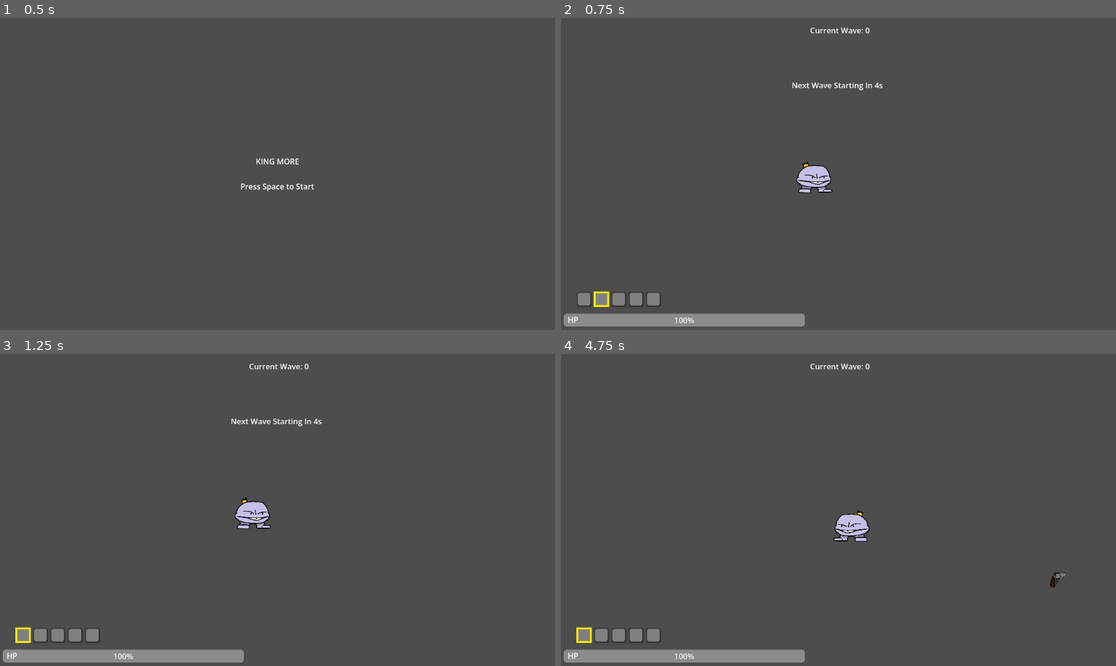
Above: before the commit, frames 1-4 (two rows, left to right).
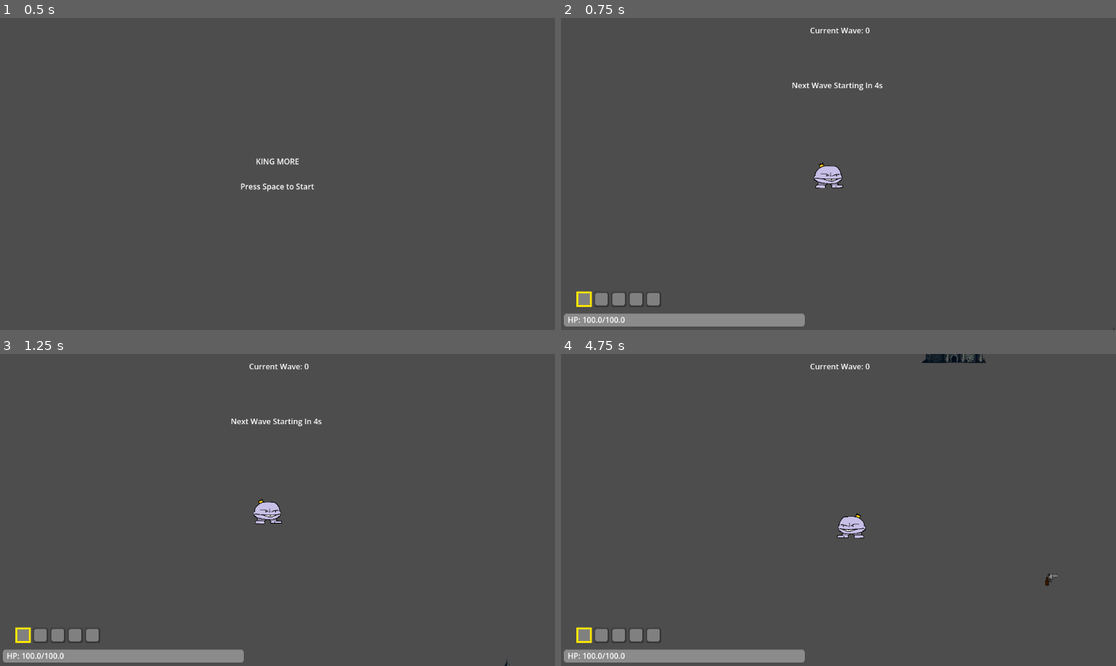
Above: after the commit, the same moments.

Repository: ryan-don31/King-More
Game: Godot game, scene res://scenes/screens/MenuScreen.tscn
Same seed, same stepped clock (60 frames per second), same inputs: the game is played once before the commit and once after it. The engine's default icon, where the game draws it, is replaced by a stand-in: a white triangle on a blue panel in a dark square.
Inputs (mouse positions are in pixels of both pictures, inside the frame that each line leads up to):
- Up to frame 1 (0.5 s): no input
- Up to frame 2 (0.75 s): tap Space at 0.5 s; move the mouse to (960, 158) at 0.52 s; hold D (move_right) from 0.53 s (still down); tap Mouse wheel down (scroll_down) at 0.6 s; click (960, 158) at 0.67 s
- Up to frame 3 (1.25 s): keep holding D (move_right); tap Space at 0.77 s; tap Mouse wheel up (scroll_up) at 0.8 s
- Up to frame 4 (4.75 s): release D (move_right) at 1.25 s; drag from (727, 525) to (810, 572) at 1.27 s; move the mouse to (894, 441) at 2.02 s; press the mouse at (894, 441) at 2.03 s; hold D (move_right) 2.03-2.75 s; tap Mouse wheel down (scroll_down) at 2.3 s; release the mouse at (894, 441) at 2.75 s; tap Space at 2.75, 3.77 s; drag from (810, 572) to (672, 463) at 2.77 s; move the mouse to (1005, 556) at 3.52 s; press the mouse at (1005, 556) at 3.53 s; hold A (move_left) 3.53-4.25 s; tap Mouse wheel up (scroll_up) at 3.6 s; tap 1 (debug_1) at 4.15 s; release the mouse at (1005, 556) at 4.25 s; drag from (1016, 556) to (755, 432) at 4.27 s

Frame 1 is identical in both runs. In frame 2, 0.8% of the frame differs, in the area x 2-100%, y 45-100%; in frame 3, 0.6%; in frame 4, 0.8%.

Commit message:
General balancing. Added item helper for loading item textures easily. item textures now load properly in UI

Diff:
--- a/king-more/project.godot
+++ b/king-more/project.godot
@@ -21,6 +21,7 @@
 Debug="*uid://d3too2hdnspji"
 UiManager="*uid://bk5lib2nmg2dj"
 GameState="*uid://dkm73d2baj4yp"
+ItemHelper="*uid://bd56c5bqt0mq5"
 
 [global_group]
 
--- a/king-more/scenes/enemies/basic_enemy.tscn
+++ b/king-more/scenes/enemies/basic_enemy.tscn
@@ -14,6 +14,7 @@
 collision_layer = 2
 collision_mask = 2
 script = ExtResource("1_8xi43")
+speed = 150.0
 
 [node name="Sprite2D" type="Sprite2D" parent="." unique_id=977948177]
 scale = Vector2(0.25, 0.25)
--- a/king-more/scenes/enemies/range_enemy.gd
+++ b/king-more/scenes/enemies/range_enemy.gd
@@ -9,6 +9,7 @@
 @export var max_health: float = 300                   # starting HP — dies at 0
 @export var fire_rate: float = 2.0                 # seconds between shots while in attack range
 @export var aim_spread: float = 0.3                # aiming accuracy in radians (0.0 = perfect, 0.3 = slight wobble, 0.8+ = very inaccurate)
+@export var projectile_speed: float		# Travel speed of the projectile
 
 ## Spawn
 @export var spawn_duration: float = 1.5            # flicker duration before becoming active (seconds)
@@ -87,6 +88,7 @@
 func _fire_at_player(to_player: Vector2) -> void:
 	var projectile = PROJECTILE_SCENE.instantiate()
 	projectile.global_position = global_position
+	projectile.speed = projectile_speed
 	projectile.direction = to_player.rotated(randf_range(-aim_spread, aim_spread))
 	get_tree().current_scene.add_child(projectile)
 
--- a/king-more/scenes/enemies/range_enemy.tscn
+++ b/king-more/scenes/enemies/range_enemy.tscn
@@ -14,6 +14,7 @@
 collision_layer = 2
 collision_mask = 2
 script = ExtResource("1_hd8ja")
+projectile_speed = 250.0
 
 [node name="Sprite2D" type="Sprite2D" parent="." unique_id=1101896038]
 scale = Vector2(0.25, 0.25)
--- a/king-more/scenes/levels/level.tscn
+++ b/king-more/scenes/levels/level.tscn
@@ -66,4 +66,3 @@
 enemy_scene = ExtResource("4_xb4v1")
 ranged_enemy_scene = ExtResource("7_mbbpy")
 spawn_points_container = NodePath("../SpawnPoints")
-max_waves = 1
--- a/king-more/scenes/player/player.tscn
+++ b/king-more/scenes/player/player.tscn
@@ -10,7 +10,6 @@
 size = Vector2(64, 64)
 
 [node name="Player" type="CharacterBody2D" unique_id=1192430272]
-collision_layer = 2
 script = ExtResource("1_onrkg")
 
 [node name="CollisionShape2D" type="CollisionShape2D" parent="." unique_id=698805546]
@@ -21,12 +20,14 @@
 texture = ExtResource("2_lvxji")
 
 [node name="Camera2D" type="Camera2D" parent="." unique_id=285032701]
+zoom = Vector2(2, 2)
 script = ExtResource("3_r66lb")
 smooth_speed = 16.0
 
 [node name="ItemPivot" type="Node2D" parent="." unique_id=141318025]
 
 [node name="ItemSprite" type="Sprite2D" parent="ItemPivot" unique_id=1962766706]
+visible = false
 position = Vector2(60, 19)
 scale = Vector2(0.5, 0.5)
 texture = ExtResource("3_gmlin")
--- a/king-more/scenes/screens/MenuScreen.tscn
+++ b/king-more/scenes/screens/MenuScreen.tscn
@@ -2,9 +2,9 @@
 
 [node name="MenuScreen" type="Node2D" unique_id=1803461799]
 
-[node name="CanvasLayer" type="CanvasLayer" parent="."]
+[node name="CanvasLayer" type="CanvasLayer" parent="." unique_id=705605783]
 
-[node name="Label" type="Label" parent="CanvasLayer"]
+[node name="Label" type="Label" parent="CanvasLayer" unique_id=1371593338]
 anchors_preset = 8
 anchor_left = 0.5
 anchor_top = 0.5
--- a/king-more/scenes/ui/InventoryUI.tscn
+++ b/king-more/scenes/ui/InventoryUI.tscn
@@ -4,6 +4,7 @@
 [ext_resource type="PackedScene" uid="uid://blbinno5eom7p" path="res://scenes/ui/inventory_slot.tscn" id="2_1r87s"]
 [ext_resource type="Texture2D" uid="uid://degnom34tpm73" path="res://assets/sprites/inventory/inventoryslot_select.png" id="2_jywan"]
 [ext_resource type="Texture2D" uid="uid://ng1qxgsp7bwr" path="res://assets/sprites/items/basic_gun.png" id="3_ufdhg"]
+[ext_resource type="Script" uid="uid://c1mafqicw53fb" path="res://scripts/ui/drag_preview.gd" id="4_lvuwj"]
 [ext_resource type="PackedScene" uid="uid://5rmb83ftgdgv" path="res://scenes/ui/item_info.tscn" id="5_xbxri"]
 
 [node name="InventoryUI" type="Control" unique_id=911866059]
@@ -58,6 +59,7 @@
 offset_bottom = 476.0
 
 [node name="InventoryContainer" type="GridContainer" parent="InventoryMenu" unique_id=468979896]
+visible = false
 layout_mode = 0
 offset_right = 40.0
 offset_bottom = 40.0
@@ -113,6 +115,7 @@
 anchors_preset = 0
 offset_right = 32.0
 offset_bottom = 32.0
+script = ExtResource("4_lvuwj")
 
 [node name="TextureRect" type="TextureRect" parent="DragPreview" unique_id=1229566267]
 layout_mode = 0
--- a/king-more/scenes/ui/inventory_slot.tscn
+++ b/king-more/scenes/ui/inventory_slot.tscn
@@ -1,6 +1,7 @@
 [gd_scene format=3 uid="uid://blbinno5eom7p"]
 
 [ext_resource type="Script" uid="uid://cgolaoh0i7ajg" path="res://scripts/ui/inventory_slot.gd" id="1_kscix"]
+[ext_resource type="Texture2D" uid="uid://ddhg4ahbvo2ho" path="res://assets/sprites/inventory/inventoryslot_empty.png" id="2_hytmx"]
 [ext_resource type="Texture2D" uid="uid://cedgy1wqwphxr" path="res://assets/sprites/inventory/inventoryslot_reload4.png" id="2_uda2d"]
 [ext_resource type="Texture2D" uid="uid://hrisw33e7tkn" path="res://assets/sprites/inventory/inventoryslot_reload3.png" id="3_hytmx"]
 [ext_resource type="Texture2D" uid="uid://d17ryegan1pf8" path="res://assets/sprites/inventory/inventoryslot_reload2.png" id="4_gd4e4"]
@@ -32,7 +33,7 @@
 anchors_preset = 0
 script = ExtResource("1_kscix")
 
-[node name="TextureRect" type="TextureRect" parent="." unique_id=1248372333]
+[node name="SlotTexture" type="TextureRect" parent="." unique_id=1248372333]
 custom_minimum_size = Vector2(32, 32)
 layout_mode = 1
 anchors_preset = 15
@@ -40,6 +41,9 @@
 anchor_bottom = 1.0
 grow_horizontal = 2
 grow_vertical = 2
+texture = ExtResource("2_hytmx")
+expand_mode = 1
+stretch_mode = 5
 
 [node name="ReloadAnim" type="AnimatedSprite2D" parent="." unique_id=1386569793]
 visible = false
@@ -48,6 +52,14 @@
 sprite_frames = SubResource("SpriteFrames_onxkp")
 frame_progress = 0.67768973
 
+[node name="SlotItemTexture" type="TextureRect" parent="." unique_id=697990965]
+custom_minimum_size = Vector2(32, 32)
+layout_mode = 0
+offset_right = 40.0
+offset_bottom = 40.0
+expand_mode = 1
+stretch_mode = 5
+
 [connection signal="mouse_entered" from="." to="." method="_on_mouse_entered"]
 [connection signal="mouse_exited" from="." to="." method="_on_mouse_exited"]
 [connection signal="animation_finished" from="ReloadAnim" to="." method="_on_reload_anim_animation_finished"]
--- a/king-more/scenes/ui/player_status_ui.tscn
+++ b/king-more/scenes/ui/player_status_ui.tscn
@@ -16,6 +16,9 @@
 offset_top = 614.0
 offset_right = 506.0
 offset_bottom = 641.0
+exp_edit = true
+rounded = true
+show_percentage = false
 
 [node name="HP Label" type="Label" parent="." unique_id=109110409]
 layout_mode = 0
@@ -23,4 +26,4 @@
 offset_top = 615.0
 offset_right = 54.0
 offset_bottom = 638.0
-text = "HP"
+text = "HP:"
--- a/king-more/scripts/camera.gd
+++ b/king-more/scripts/camera.gd
@@ -6,7 +6,7 @@
 @export var mouse_weight: float = 0.2
 
 var target_offset: Vector2 = Vector2.ZERO
-var target_zoom: Vector2 = Vector2(1.0, 1.0)
+var target_zoom: Vector2 = Vector2(0.8, 0.8)
 
 # Called when the node enters the scene tree for the first time.
 func _ready() -> void:
--- a/king-more/scripts/entities/enemy_projectile.gd
+++ b/king-more/scripts/entities/enemy_projectile.gd
@@ -1,7 +1,7 @@
 extends Node2D
 
 @export var damage: float = 5.0
-@export var speed: float = 150.0
+@export var speed: float = 0.0
 @export var direction: Vector2 = Vector2.ZERO
 
 @onready var sprite: AnimatedSprite2D = $AnimatedSprite2D
--- a/king-more/scripts/inventory/inventory.gd
+++ b/king-more/scripts/inventory/inventory.gd
@@ -33,8 +33,8 @@
 	for i in range(inventory_slots.size()):
 		if inventory_slots[i] == null:
 			inventory_slots[i] = item
+			selected_item = equipped_slots[selected_slot]
 			emit_signal("inventory_changed")
-			selected_item = equipped_slots[selected_slot]
 			return true
 	return false
 
@@ -79,6 +79,6 @@
 	if change == 1 and selected_slot < 4:
 		selected_slot += 1
 
+	selected_item = equipped_slots[selected_slot]
+
 	emit_signal("inventory_changed")
-
-	selected_item = equipped_slots[selected_slot]
--- a/king-more/scripts/items/instances/weapon_runtime.gd
+++ /dev/null
@@ -1,26 +0,0 @@
-extends Resource
-class_name WeaponRuntime
-
-var item: ItemInstance
-
-var last_fire_time := -INF
-
-# This code is SLOPTACULAR!!
-# Basically runs things like cooldown statuses on weapons without needing to keep an eye on them every frame
-# Only checks if it's ready to use or not when needed based on timestamps
-# Also gets cooldown progress only when needed to be actively monitored
-
-func get_cooldown_progress() -> float:
-	var t := Time.get_ticks_msec() / 1000.0
-	var cd := item.fire_rate
-
-	if cd <= 0:
-		return 1.0
-
-	return clamp((t - last_fire_time) / cd, 0.0, 1.0)
-
-func is_ready() -> bool:
-	return get_cooldown_progress() >= 1.0
-
-func fire():
-	last_fire_time = Time.get_ticks_msec() / 1000.0
--- a/king-more/scripts/player/player.gd
+++ b/king-more/scripts/player/player.gd
@@ -1,7 +1,7 @@
 extends CharacterBody2D
 
 # Movement stuff
-const SPEED = 300.0
+const SPEED = 200.0
 
 @onready var item_pivot = $ItemPivot
 @onready var camera = $Camera2D
@@ -73,6 +73,7 @@
 
 	# Is player holding an item?
 	if(inventory.selected_item):
+		item_sprite.texture = ItemHelper.load_texture(inventory.selected_item.item_type, inventory.selected_item.weapon_type)
 		item_sprite.visible = true
 	else:
 		item_sprite.visible = false
--- a/king-more/scripts/systems/debug.gd
+++ b/king-more/scripts/systems/debug.gd
@@ -17,7 +17,7 @@
 		ItemTypes.WeaponType.PLASMA,
 		ItemTypes.WeaponType.LIGHTNING
 	]
-	ItemSpawner.spawn_random_wep(item_pool, mouse_pos, 10, 100, 0.05, 0.5)
+	ItemSpawner.spawn_random_wep(item_pool, mouse_pos, 10, 100, 0.05, 5.0)
 
 func zoom_camera(camera: Node):
 	camera.target_zoom *= Vector2(0.75, 0.75)
--- /dev/null
+++ b/king-more/scripts/systems/item_helper.gd
@@ -0,0 +1,19 @@
+extends Node
+
+func load_texture(item_type: ItemTypes.ItemType, weapon_type: ItemTypes.WeaponType):
+	match weapon_type:
+		ItemTypes.WeaponType.BASIC:
+			return load("res://assets/sprites/items/basic_gun.png")
+		ItemTypes.WeaponType.LIGHTNING:
+			return load("res://assets/sprites/items/lightning_shocker.png")
+		ItemTypes.WeaponType.PLASMA:
+			return load("res://assets/sprites/items/plasma_ring.png")
+
+func get_item_name(item_type: ItemTypes.ItemType, weapon_type: ItemTypes.WeaponType):
+	match weapon_type:
+		ItemTypes.WeaponType.BASIC:
+			return "Revolver"
+		ItemTypes.WeaponType.LIGHTNING:
+			return "Lightning Shocker"
+		ItemTypes.WeaponType.PLASMA:
+			return "Plasma Ball"
--- a/king-more/scripts/systems/item_spawner.gd
+++ b/king-more/scripts/systems/item_spawner.gd
@@ -35,13 +35,7 @@
 	var fire_rate = snapped(rng.randf_range(min_fire_rate, max_fire_rate), 0.01)
 	var weapon_name = ""
 
-	match chosen_type:
-		ItemTypes.WeaponType.BASIC:
-			weapon_name = adjectives.pick_random() + " Revolver"
-		ItemTypes.WeaponType.LIGHTNING:
-			weapon_name = adjectives.pick_random() + " Lightning Shocker"
-		ItemTypes.WeaponType.PLASMA:
-			weapon_name = adjectives.pick_random() + " Plasma Ring"
+	weapon_name = adjectives.pick_random() + " " + ItemHelper.get_item_name(ItemTypes.ItemType.WEAPON, chosen_type)
 
 	world_item.item = generate_weapon(chosen_type, weapon_name, damage, fire_rate)
 	world_item.position = position
--- a/king-more/scripts/systems/ui_manager.gd
+++ b/king-more/scripts/systems/ui_manager.gd
@@ -13,9 +13,3 @@
 
 func toggle_inventory():
 	inventory_open = !inventory_open
-
-func show_drag_preview(_dragging_item):
-	inventory_ui.drag_preview.visible = true
-
-func hide_drag_preview():
-	inventory_ui.drag_preview.visible = false
--- /dev/null
+++ b/king-more/scripts/ui/drag_preview.gd
@@ -0,0 +1,12 @@
+extends Control
+
+var item_instance: ItemInstance
+@onready var preview_icon: TextureRect = $TextureRect
+
+func show_preview(dragged_item):
+    item_instance = dragged_item
+    preview_icon.texture = ItemHelper.load_texture(item_instance.item_type, item_instance.weapon_type)
+    visible = true
+
+func hide_preview():
+    visible = false
--- a/king-more/scripts/ui/inventory_slot.gd
+++ b/king-more/scripts/ui/inventory_slot.gd
@@ -6,7 +6,7 @@
 var inventory_ui_ref = null
 var item: ItemInstance = null
 
-@onready var icon = $TextureRect
+@onready var item_icon = $SlotItemTexture
 @onready var reload_anim = $ReloadAnim
 
 var mouse_hovered = false
@@ -19,18 +19,18 @@
 				inventory_ref.from_index = slot_index
 
 				# Make item ur dragging visible
-				inventory_ui_ref.drag_preview.visible = true
+				inventory_ui_ref.drag_preview.show_preview(item)
 
 			elif !event.pressed and event.button_index == 1 and inventory_ref.from_index != -1:
 
 				inventory_ref.move_item(slot_type, slot_index)
 
 				# Make item ur dragging not visible
-				inventory_ui_ref.drag_preview.visible = false
+				inventory_ui_ref.drag_preview.hide_preview()
 
 			else:
 				inventory_ref.from_index = -1
-				inventory_ui_ref.drag_preview.visible = false
+				inventory_ui_ref.drag_preview.hide_preview()
 
 func set_item(new_item: ItemInstance):
 	# If we're already connected to an old item, disconnect it first
@@ -56,7 +56,7 @@
 		inventory_ui_ref.item_info.position = get_preview_position()
 		inventory_ui_ref.item_info.get_node("Item Name").text = item.name
 		inventory_ui_ref.item_info.get_node("Item Damage").text = "Damage: " + str(item.damage)
-		inventory_ui_ref.item_info.get_node("Item Firerate").text = "Fire Rate: " + str(item.fire_rate)
+		inventory_ui_ref.item_info.get_node("Item Firerate").text = "Reload Time: " + str(item.fire_rate) + "s"
 
 func _on_mouse_exited() -> void:
 	inventory_ui_ref.item_info.visible = false
--- a/king-more/scripts/ui/inventory_ui.gd
+++ b/king-more/scripts/ui/inventory_ui.gd
@@ -22,7 +22,7 @@
 	equpped_slot_nodes = equipped_slot_container.get_children()
 	inventory_slot_nodes = inventory_slot_container.get_children()
 
-	inventory.connect("inventory_changed", Callable(self, "update_ui"))
+	inventory.inventory_changed.connect(update_ui)
 
 	update_ui()
 
@@ -33,7 +33,7 @@
 		inventory_slot_container.visible = false
 
 	# Little icon of the item you're dragging in the inventory
-	drag_preview.position = get_global_mouse_position() - Vector2(16,16) # Yes this is pretty ghetto, but setting the pivot offset doesn't seeem to do anything and I don't seem to really care right now
+	drag_preview.position = get_global_mouse_position() - Vector2(16,16) # 16 by 16 offset to be centered
 
 
 # This just visually updates the ui, to "sync" it with the inventory singleton
@@ -48,10 +48,10 @@
 			highlight.position = slot.position
 
 		if item != null:
-			slot.icon.texture = load("res://assets/sprites/inventory/inventoryslot_full.png")
+			slot.item_icon.texture = ItemHelper.load_texture(item.item_type, item.weapon_type)
 
 		else:
-			slot.icon.texture = load("res://assets/sprites/inventory/inventoryslot_empty.png")
+			slot.item_icon.texture = null
 
 		slot.slot_index = i
 		slot.slot_type = SlotType.EQUIPMENT
@@ -68,10 +68,10 @@
 			highlight.position = slot.position
 
 		if item != null:
-			slot.icon.texture = load("res://assets/sprites/inventory/inventoryslot_full.png")
+			slot.item_icon.texture = ItemHelper.load_texture(item.item_type, item.weapon_type)
 
 		else:
-			slot.icon.texture = load("res://assets/sprites/inventory/inventoryslot_empty.png")
+			slot.item_icon.texture = null
 
 		slot.slot_index = i
 		slot.slot_type = SlotType.INVENTORY
--- a/king-more/scripts/ui/player_status_ui.gd
+++ b/king-more/scripts/ui/player_status_ui.gd
@@ -1,6 +1,7 @@
 extends Control
 
 @onready var health_bar = $ProgressBar
+@onready var health_label = $"HP Label"
 
 @export var player: Node
 
@@ -12,3 +13,4 @@
 # Called every frame. 'delta' is the elapsed time since the previous frame.
 func _process(delta: float) -> void:
 	health_bar.value = player.health
+	health_label.text = "HP: " + str(player.health) + "/" + str(player.max_health)
Binary file added: king-more/assets/sprites/items/lightning_shocker.png
Not shown, added: king-more/assets/sprites/items/lightning_shocker.png.import
Binary file added: king-more/assets/sprites/items/plasma_ring.png
Not shown, added: king-more/assets/sprites/items/plasma_ring.png.import
Not shown: 1 places in king-more/scenes/levels/level.tscn that only renumber resources
Not shown: 1 places in king-more/scenes/ui/player_status_ui.tscn that only renumber resources
Not shown, removed: king-more/scripts/items/instances/weapon_runtime.gd.uid
Not shown, added: king-more/scripts/systems/item_helper.gd.uid
Not shown, added: king-more/scripts/ui/drag_preview.gd.uid
